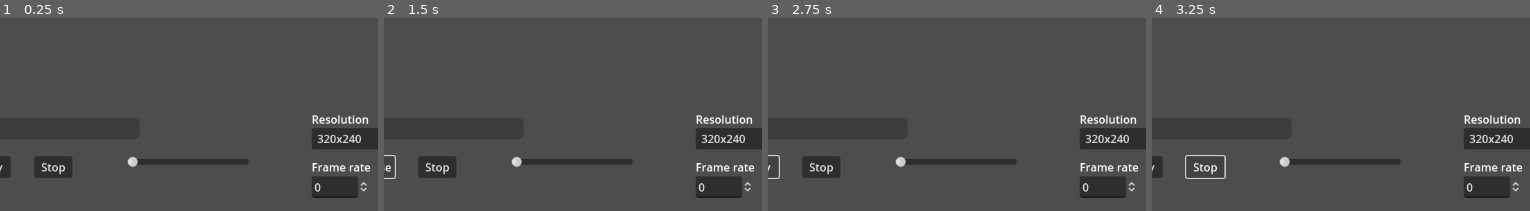
Above: before the commit, frames 1-4 (left to right).
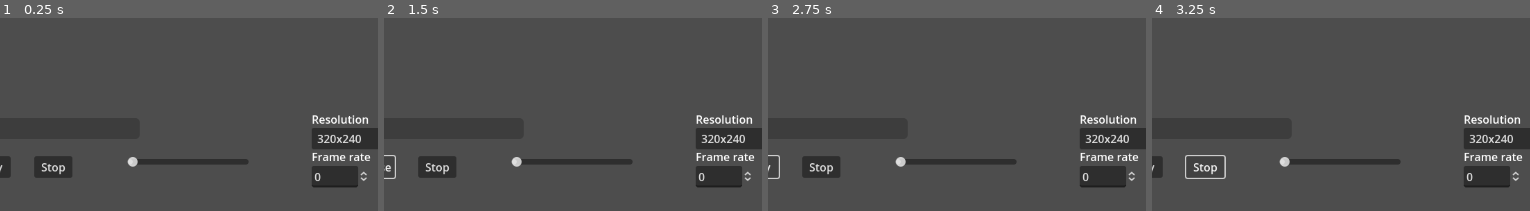
Above: after the commit, the same moments.

Repository: theRealDyer/VideoMouseTrackingSoftware
Game: Godot game, scene res://mainVideoTest.tscn
The game is run twice, just before and just after one commit, with the same random seed, the same clock (stepped at 60 frames per second) and the same inputs.
Inputs:
- Up to frame 1 (0.25 s): no input
- Up to frame 2 (1.5 s): click "Play" at 0.5 s; click "Play" at 1.25 s
- Up to frame 3 (2.75 s): click "Pause" at 2 s
- Up to frame 4 (3.25 s): click "Stop" at 2.75 s
The pictures show only the part of the screen within x 45-95%, y 50-100%; the shares and areas given below are measured in that part.

The runs differ from the first frame. In frame 1, 1.9% of the frame differs, in the area x 82-98%, y 69-94%; in frame 2, 1.9%; in frame 3, 1.9%; in frame 4, 1.9%.
Error after the commit: Invalid access to property or key 'va' on a base object of type 'ProgressBar'. (res://mainVideoTest.gd:96)

Commit message:
can't remember.

Diff:
--- a/mainVideoTest.gd
+++ b/mainVideoTest.gd
@@ -92,6 +92,10 @@
 		videoPlayer.paused = true
 		start.text = "Play"   # Change button text back to "Play" when paused
 
+	# fill progress bar as timeline
+	$VideoProgressBar.va
+
+
 func _stop_video() -> void:
 	videoPlayer.stop()
 	# Load video frame but don't play until play button pressed
--- a/mainVideoTest.tscn
+++ b/mainVideoTest.tscn
@@ -118,9 +118,9 @@
 [node name="FrameRateSelect" type="SpinBox" parent="."]
 layout_mode = 0
 offset_left = 980.0
-offset_top = 598.0
+offset_top = 583.0
 offset_right = 1063.06
-offset_bottom = 629.0
+offset_bottom = 614.0
 max_value = 1000.0
 
 [node name="FramRateLabel" type="Label" parent="FrameRateSelect"]
